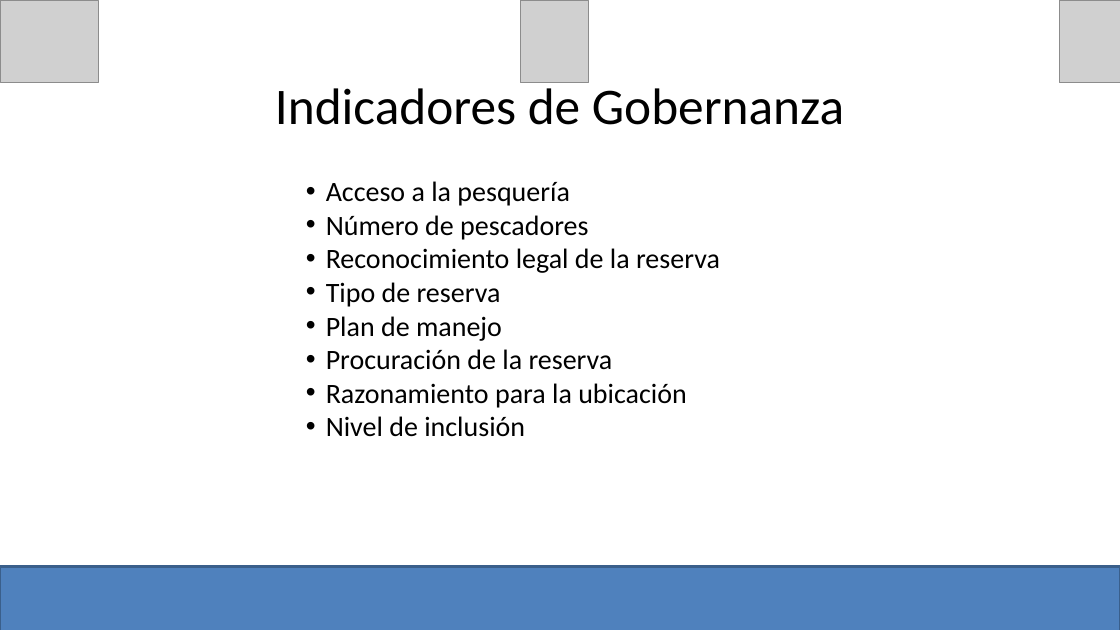
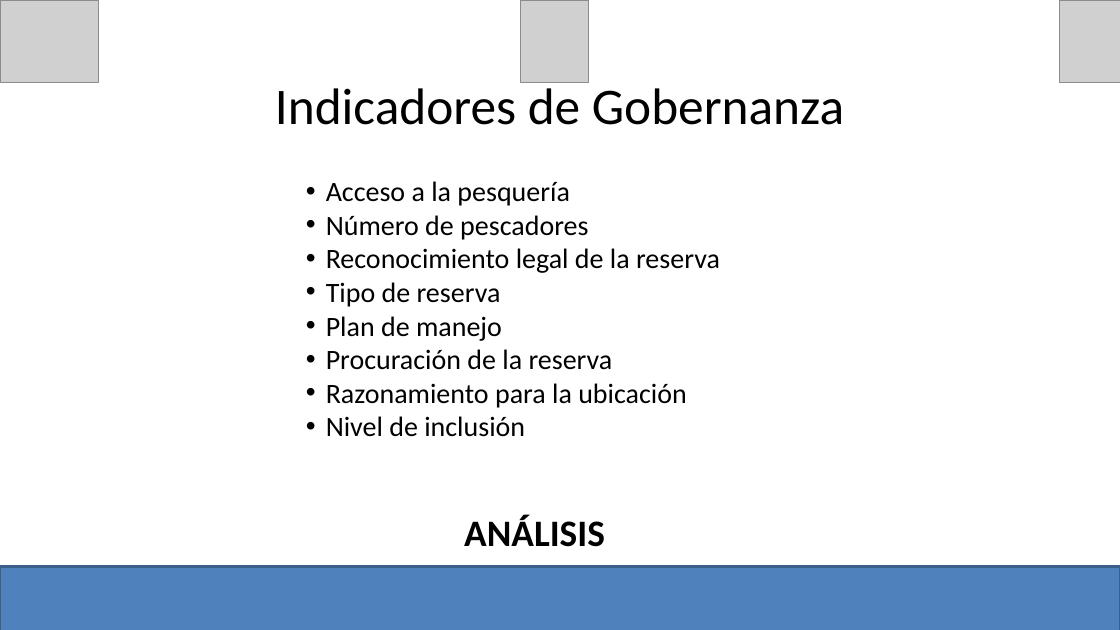
Before and after one commit to turfeffect/Docs, a slide deck: slide 15 of Presentations/Workshop in Mexico/Mexico Workshop.pptx. Drawn at 1120x630 pixels with LibreOffice and Linux fonts; fonts in the diff are those of the drawing; grey boxes stand for pictures. Boxes give left, top, right and bottom in pixels: in the first picture for what was removed or moved away, otherwise in the second. Text is boxed around its words. In the diff, an @@ line names an element or a change of style, - is before the commit and + after.

```diff
--- a/Presentations/Workshop in Mexico/Mexico Workshop.pptx
+++ b/Presentations/Workshop in Mexico/Mexico Workshop.pptx
@@ text at (464,515,605,547): paragraph added @@
+  ANÁLISIS
```
Also in this commit, not shown: 8 other slides changed, 1 other file.
